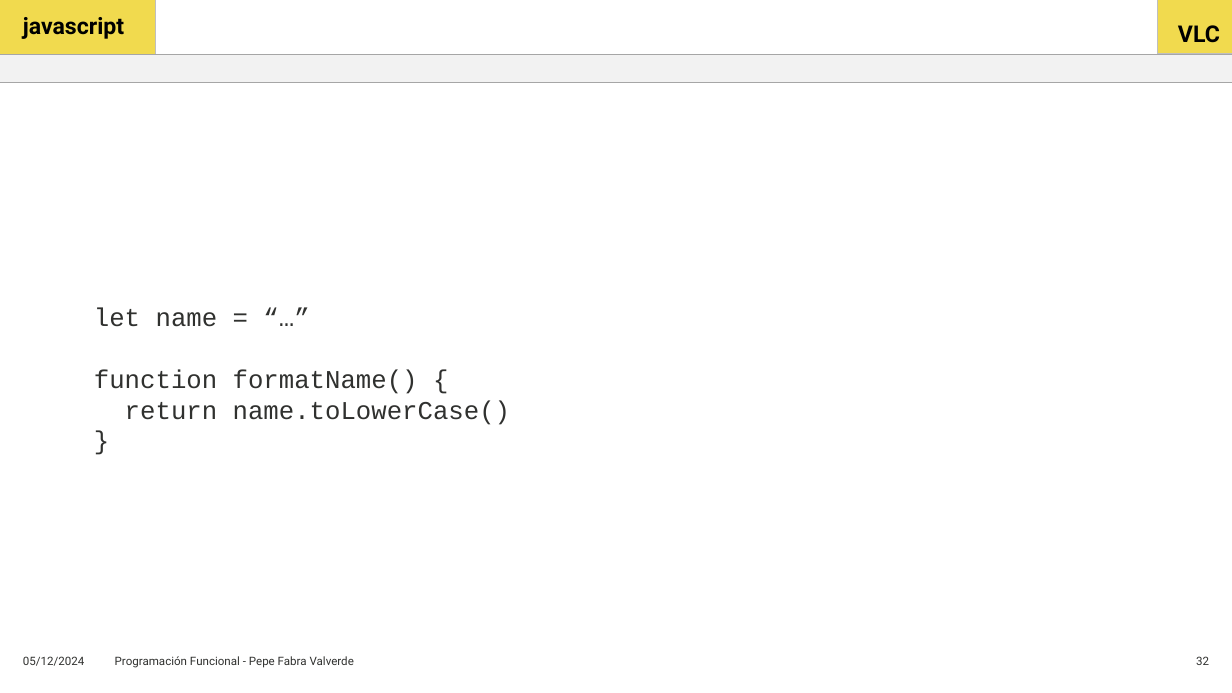
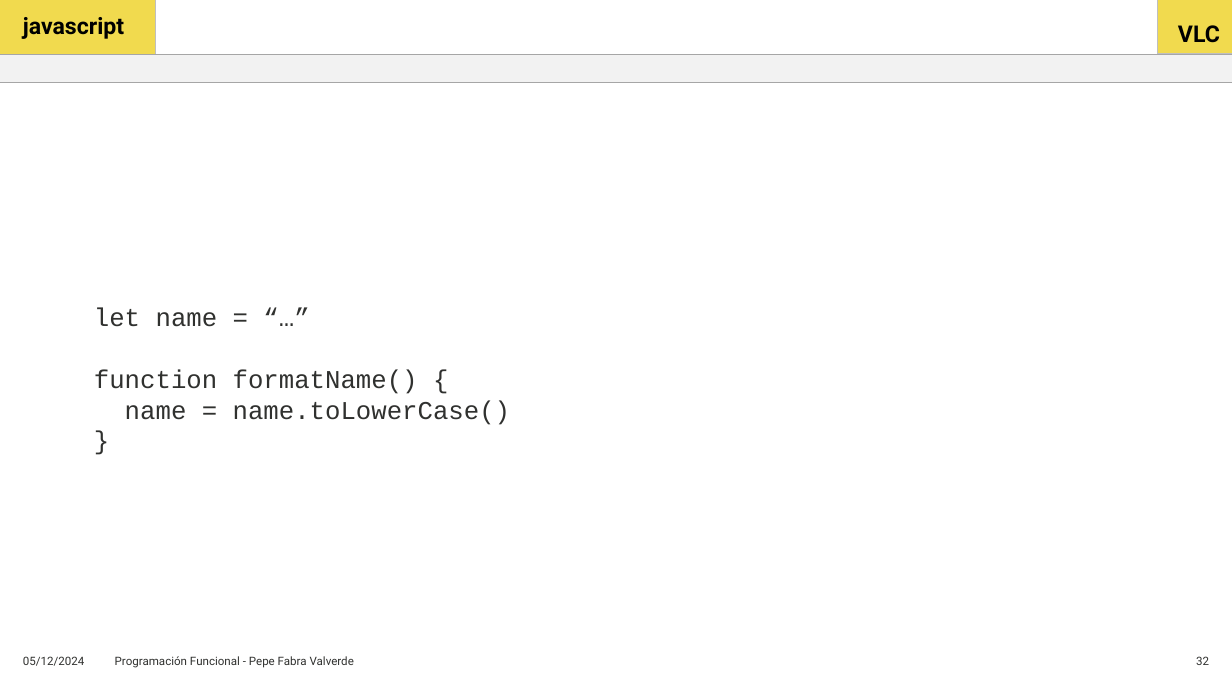
Before and after one commit to jofaval/talks-about, a slide deck: slide 32 of tech-talks/valencia-js/programacion-funcional/programacion-funcional.pptx. Drawn at 1232x693 pixels with LibreOffice and Linux fonts; fonts in the diff are those of the drawing. Boxes give left, top, right and bottom in pixels: in the first picture for what was removed or moved away, otherwise in the second. Text is boxed around its words. In the diff, an @@ line names an element or a change of style, - is before the commit and + after.

```diff
--- a/tech-talks/valencia-js/programacion-funcional/programacion-funcional.pptx
+++ b/tech-talks/valencia-js/programacion-funcional/programacion-funcional.pptx
@@ title at [94, 307, 510, 425]: text changed @@
-let name = “…”
-function formatName() {
-return name.toLowerCase()
-}
+let name = “…”
+function formatName() {
+name = name.toLowerCase()
+}
```
Also in this commit, not shown: 1 slide added, 1 other file.
